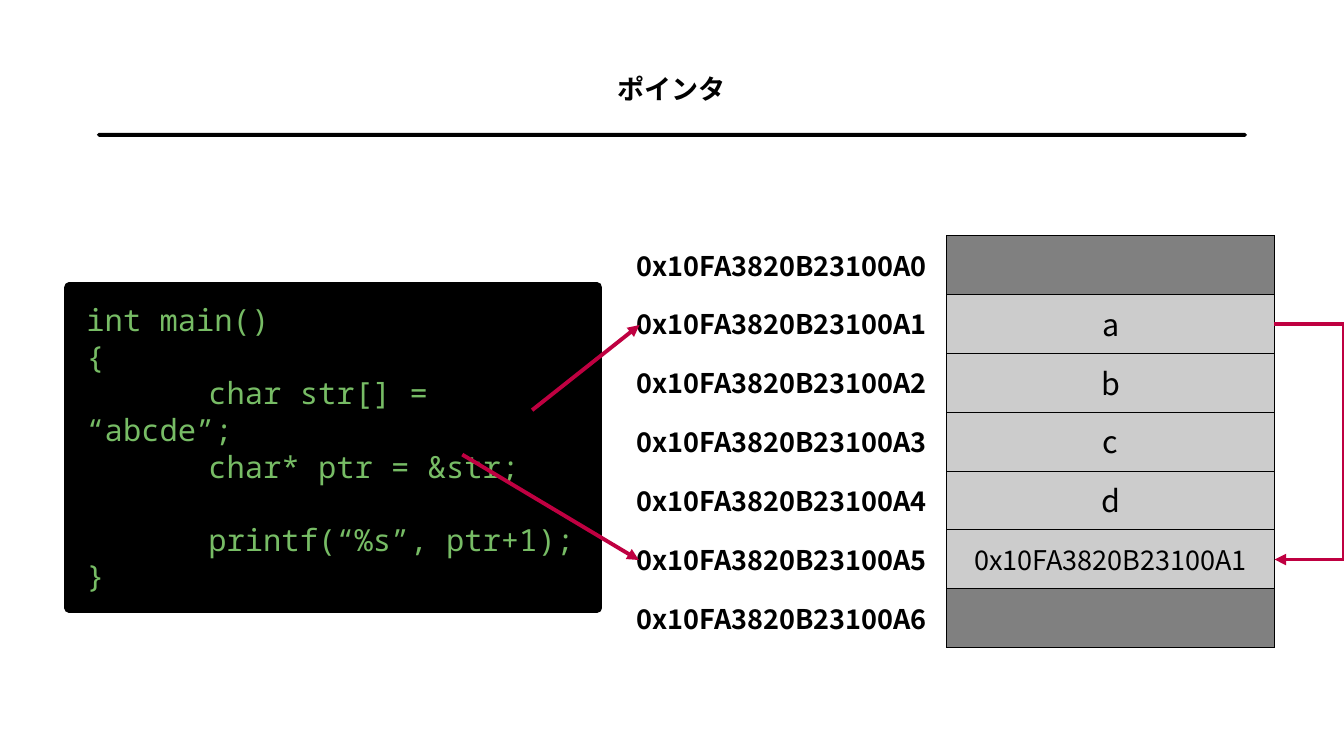
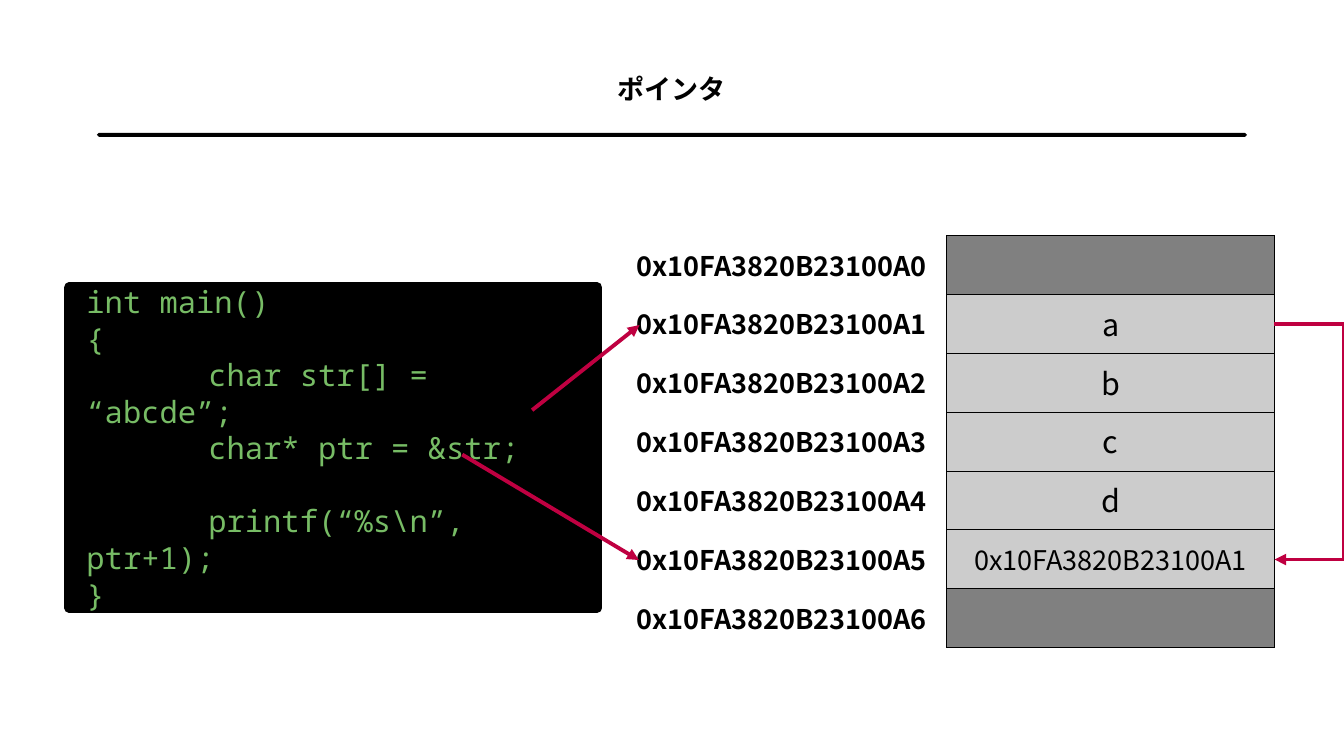
Before and after one commit to ichigo-dev/knowledge, a slide deck: slide 2 of assets/slides/programming.odp. Drawn at 1344x756 pixels with LibreOffice and Linux fonts; fonts in the diff are those of the drawing. Boxes give left, top, right and bottom in pixels: in the first picture for what was removed or moved away, otherwise in the second. Text is boxed around its words. In the diff, an @@ line names an element or a change of style, - is before the commit and + after.

```diff
--- a/assets/slides/programming.odp
+++ b/assets/slides/programming.odp
@@ text in rectangle at [86,508,464,577]: text changed @@
-printf(“%s”, ptr+1);
-}
+printf(“%s\n”, ptr+1);
+}
```
Also in this commit, not shown: 3 other files.
